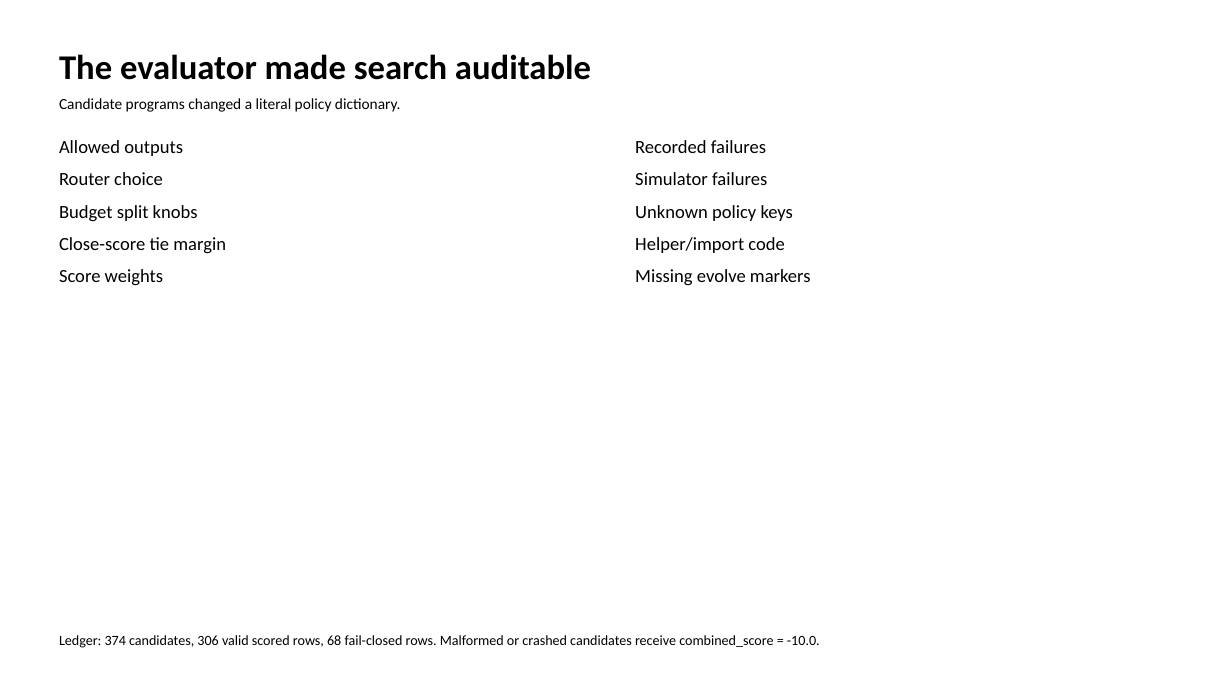
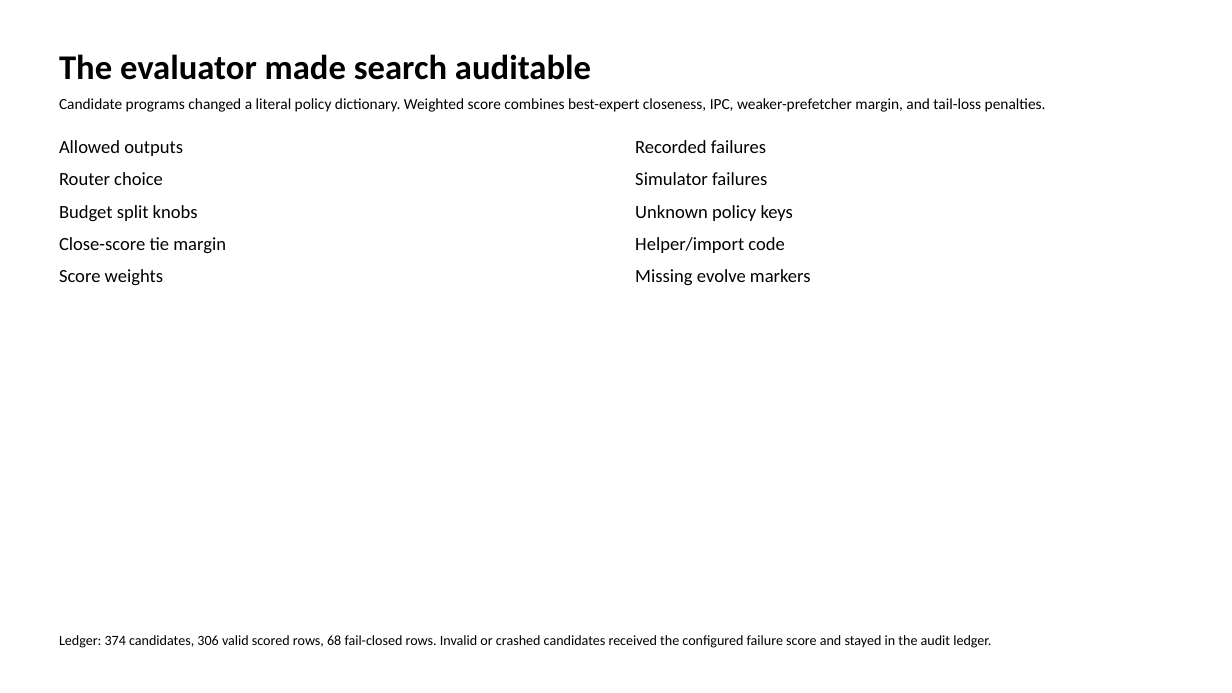
Before and after one commit to GithuBarry/Mixture-of-Prefetchers, a slide deck: slide 7 of slides/mop_stage2_final/output/output.pptx. Drawn at 1232x693 pixels with LibreOffice and Linux fonts; fonts in the diff are those of the drawing. Boxes give left, top, right and bottom in pixels: in the first picture for what was removed or moved away, otherwise in the second. Text is boxed around its words. In the diff, an @@ line names an element or a change of style, - is before the commit and + after.

```diff
--- a/slides/mop_stage2_final/output/output.pptx
+++ b/slides/mop_stage2_final/output/output.pptx
@@ text at [59, 98, 1046, 112]: text changed @@
-Candidate programs changed a literal policy dictionary.
+Candidate programs changed a literal policy dictionary. Weighted score combines best-expert closeness, IPC, weaker-prefetcher margin, and tail-loss penalties.
@@ text at [59, 635, 991, 648]: text changed @@
-Ledger: 374 candidates, 306 valid scored rows, 68 fail-closed rows. Malformed or crashed candidates receive combined_score = -10.0.
+Ledger: 374 candidates, 306 valid scored rows, 68 fail-closed rows. Invalid or crashed candidates received the configured failure score and stayed in the audit ledger.
```
Also in this commit, not shown: 3 other slides changed, 13 other files.
